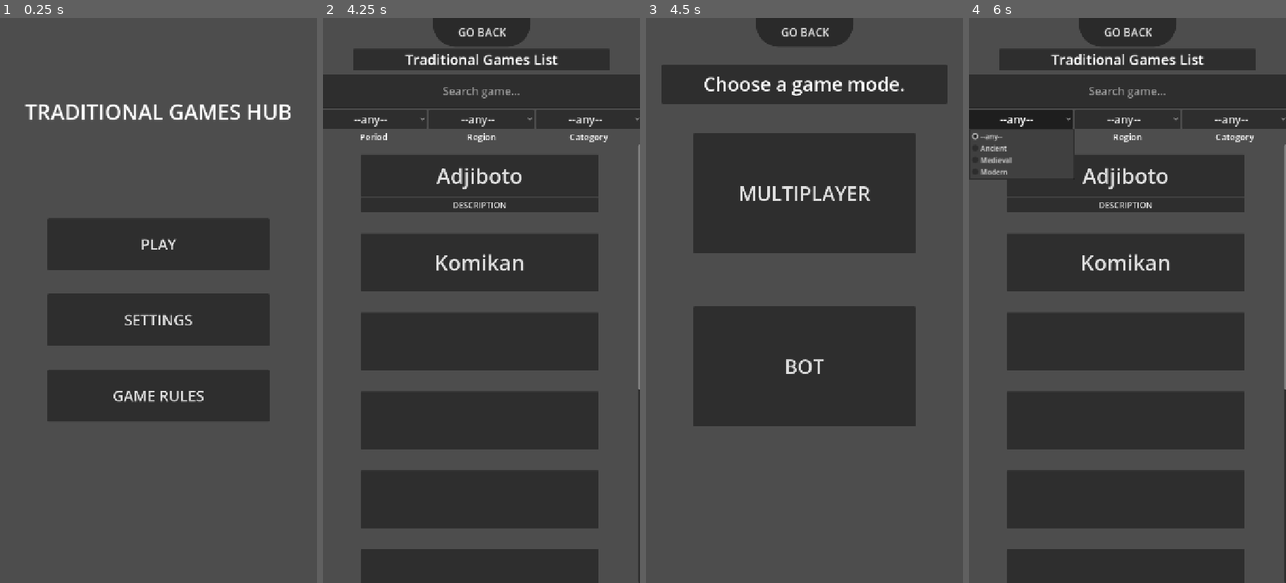
Above: before the commit, frames 1-4 (left to right).
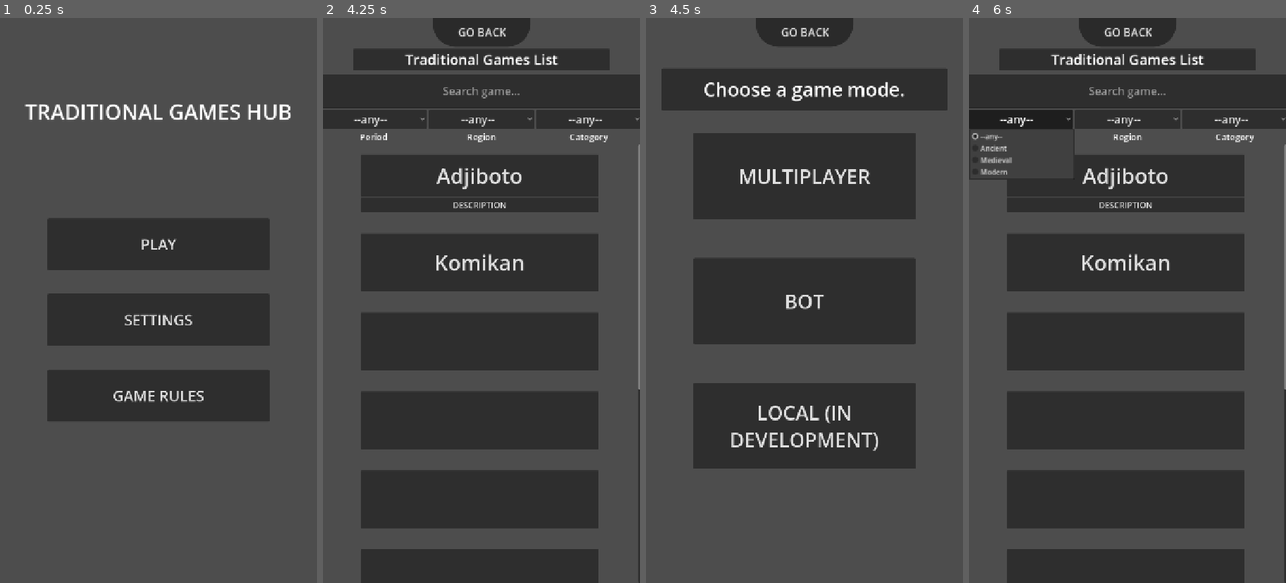
Above: after the commit, the same moments.

Repository: LeYohan-rgb/trad-games-hub
Game: Godot game, scene res://Scenes/starting_screen.tscn
Same seed, same stepped clock (60 frames per second), same inputs: the game is played once before the commit and once after it. The engine's default icon, where the game draws it, is replaced by a stand-in: a white triangle on a blue panel in a dark square.
Inputs (mouse positions are in pixels of both pictures, inside the frame that each line leads up to):
- Up to frame 1 (0.25 s): no input
- Up to frame 2 (4.25 s): click "GAME RULES" at 0.5 s; click "PLAY" at 1.25 s; click (481, 91) at 2.02 s; type "12" at 2.1 s; click "GO BACK" at 2.75 s; click "PLAY" at 3.5 s
- Up to frame 3 (4.5 s): click "Adjiboto" at 4.25 s
- Up to frame 4 (6 s): click "GO BACK" at 5 s; click "--any--" at 5.75 s

Frames 1-2 are identical in both runs. In frame 3, 24% of the frame differs, in the area x 4-96%, y 8-80%; in frame 4, nothing differs.

Commit message:
Added local mode, but will configure in the future

Diff:
--- a/Scenes/choosing_game_mode.tscn
+++ b/Scenes/choosing_game_mode.tscn
@@ -92,10 +92,19 @@
 text = "BOT"
 autowrap_mode = 2
 
+[node name="Button" type="Button" parent="display_list" unique_id=1759756371]
+layout_mode = 2
+size_flags_vertical = 3
+offset_transform_enabled = true
+offset_transform_scale = Vector2(0.7, 0.7)
+theme_override_font_sizes/font_size = 64
+text = "LOCAL (IN DEVELOPMENT)"
+autowrap_mode = 2
+
 [node name="Control3" type="Control" parent="." unique_id=527103512]
 layout_mode = 2
 size_flags_vertical = 3
-size_flags_stretch_ratio = 3.0
+size_flags_stretch_ratio = 2.0
 
 [connection signal="pressed" from="Control/Control/go_back_btn" to="." method="_on_go_back_btn_pressed"]
 [connection signal="pressed" from="display_list/mult_btn" to="." method="_on_mult_btn_pressed"]
